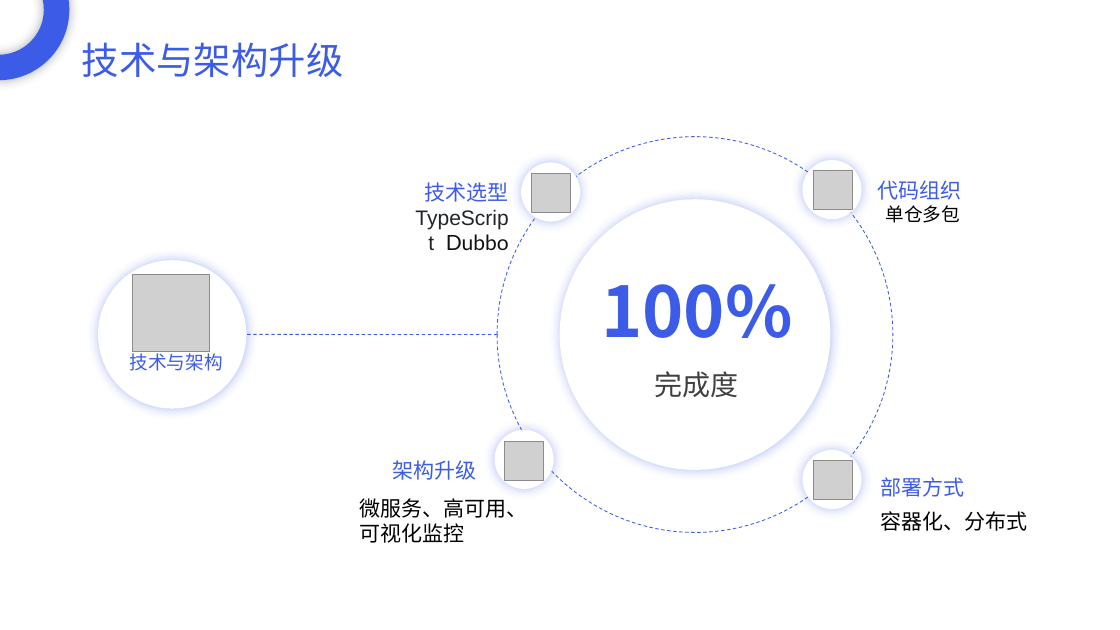
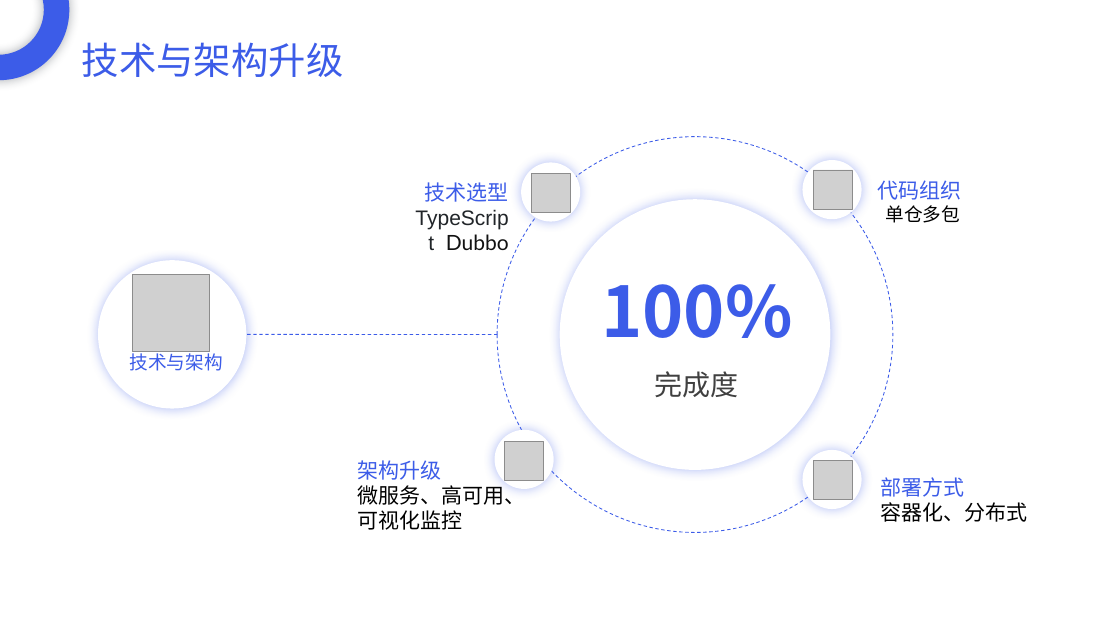
Before and after one commit to DreamPWJ/spring-boot-bug, a slide deck: slide 10 of 潘维吉2021工作总结.pptx. Drawn at 1120x630 pixels with LibreOffice and Linux fonts; fonts in the diff are those of the drawing; grey boxes stand for pictures. Boxes give left, top, right and bottom in pixels: in the first picture for what was removed or moved away, otherwise in the second. Text is boxed around its words. In the diff, an @@ line names an element or a change of style, - is before the commit and + after.

```diff
--- a/潘维吉2021工作总结.pptx
+++ b/潘维吉2021工作总结.pptx
@@ text "架构升级": place and size @@
-text "架构升级" at <box>360,498,528,543</box>
+text "架构升级" at <box>357,460,525,530</box>
@@ text at <box>357,460,441,480</box>: paragraph added @@
+架构升级
@@ text removed at <box>392,460,476,480</box> @@
-架构升级
@@ text at <box>881,502,1028,522</box>: paragraph added @@
+容器化、分布式
@@ text removed at <box>881,511,1028,531</box> @@
-容器化、分布式
```
Also in this commit, not shown: 2 other slides changed.
